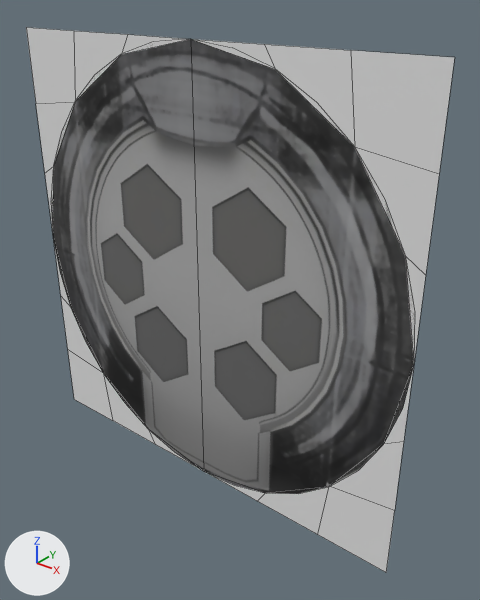
What one commit did to the FBX model Content/modeling/Object/Door/Door_remainwall.fbx.
Before and after are seen from a 50 mm camera at (1.77, -1.92, 1.2) aimed at (0.15, 0.09, -0.05). The axes (+X, +Y, +Z) are drawn at lower left. The lights are the same throughout. The picture after the commit comes second. Mesh edges are drawn as thin lines. Where no turn or scale is listed for an object, it has been applied to the vertices.
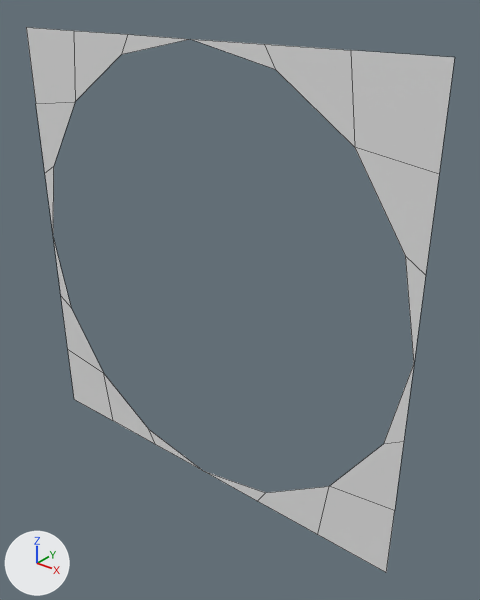
Boxes (x1, y1, x2, y2) around the edits, measured in the pictures (480 x 600 px):
'Mesh_0.002', deleted: before (191, 39, 415, 494)
'Mesh_0.001', deleted: before (51, 39, 204, 471)

Patch to the scene script:
```diff
--- a/Content/modeling/Object/Door/Door_remainwall.fbx.py
+++ b/Content/modeling/Object/Door/Door_remainwall.fbx.py
@@ ob_mesh_0_001 @@
-ob_mesh_0_001 = bpy.data.objects.new('Mesh_0.001', me_mesh_0_001)
-ob_mesh_0_001.location = (0.0, 0.0, 0.0)
@@ ob_mesh_0_002 @@
-ob_mesh_0_002 = bpy.data.objects.new('Mesh_0.002', me_mesh_0_002)
-ob_mesh_0_002.location = (0.0, 0.0, 0.0)
```
